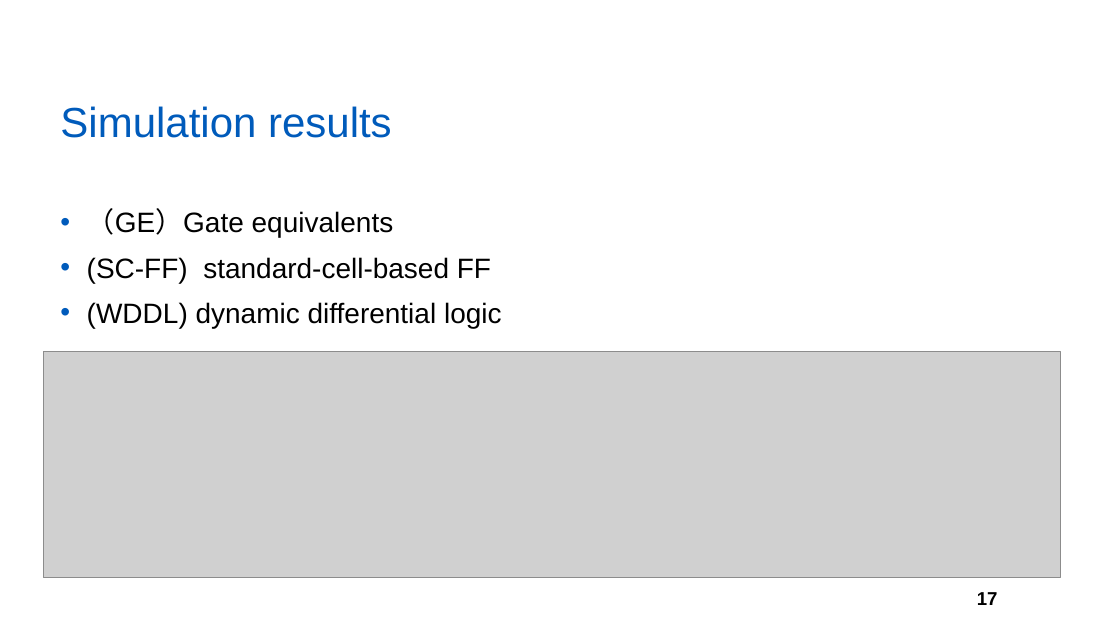
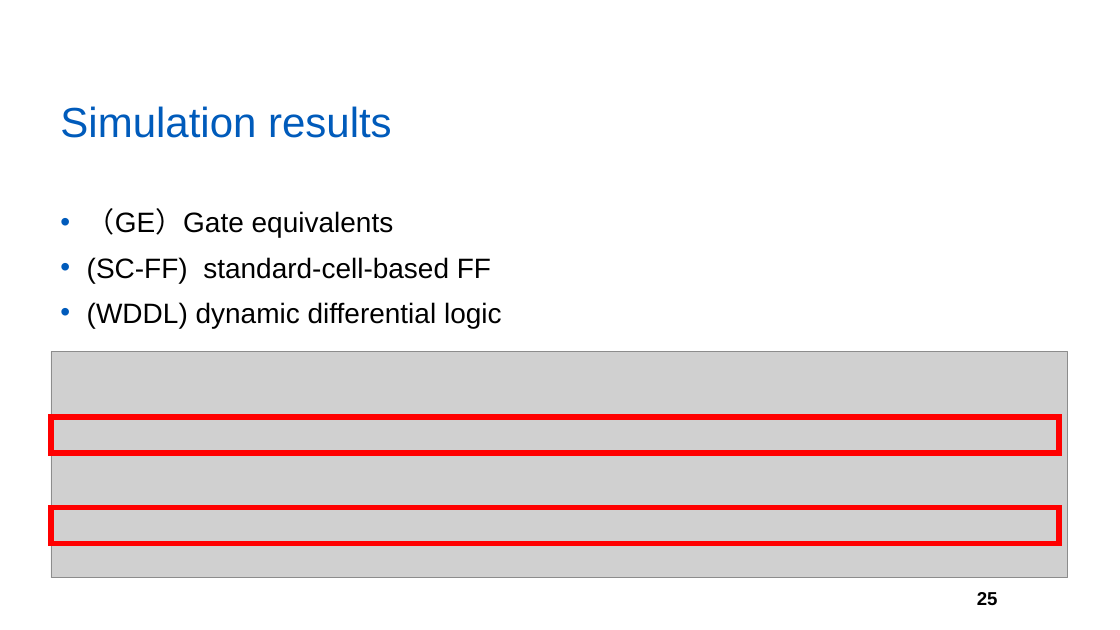
Before and after one commit to yberlin/hello-world, a slide deck: slide 25 of asianhost pre/FPL.pptx (slide 17 before the commit). Drawn at 1120x630 pixels with LibreOffice and Linux fonts; fonts in the diff are those of the drawing; grey boxes stand for pictures; background and template pictures are left out. Boxes give left, top, right and bottom in pixels: in the first picture for what was removed or moved away, otherwise in the second. Text is boxed around its words. In the diff, an @@ line names an element or a change of style, - is before the commit and + after.

```diff
--- a/asianhost pre/FPL.pptx
+++ b/asianhost pre/FPL.pptx
@@ picture: place and size @@
-picture at (43, 352, 1060, 578)
+picture at (51, 352, 1069, 578)
@@ rectangle added at (51, 417, 1060, 453), outline #FF0000 4.5 pt @@
@@ rectangle added at (51, 507, 1060, 544), outline #FF0000 4.5 pt @@
@@ page number at (977, 592, 998, 605): text changed @@
-17
+25
```
Also in this commit, not shown: 4 other slides changed, 8 slides added.
